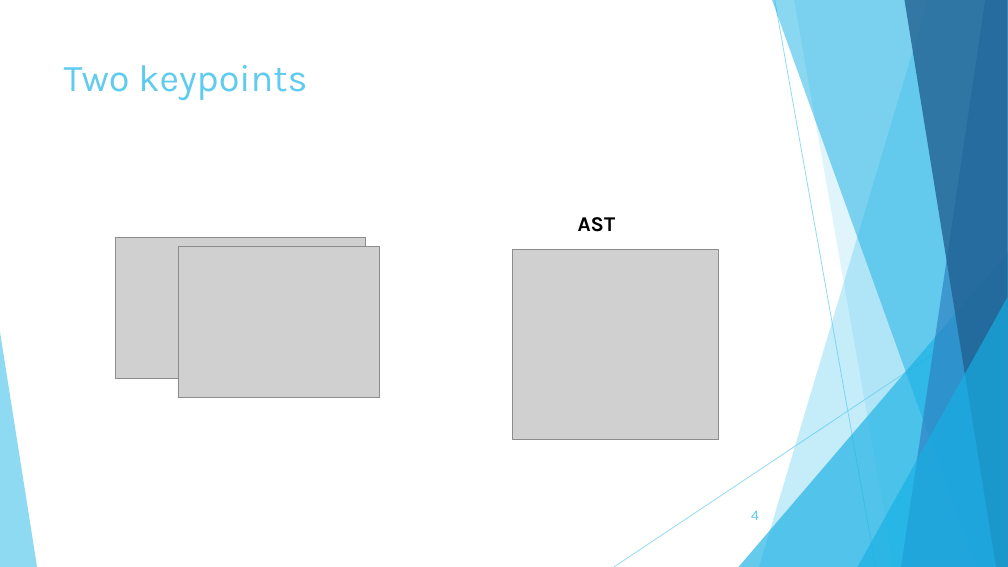
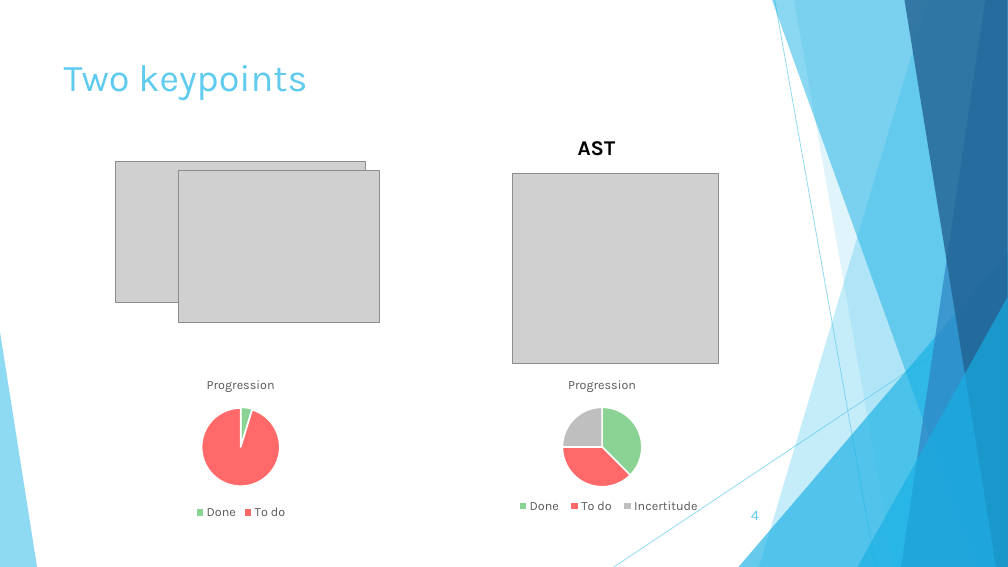
Before and after one commit to staufga0/Pattern-extraction-swift, a slide deck: slide 4 of presentation/Pattern Extraction.pptx. Drawn at 1008x567 pixels with LibreOffice and Linux fonts; fonts in the diff are those of the drawing; grey boxes stand for pictures. Boxes give left, top, right and bottom in pixels: in the first picture for what was removed or moved away, otherwise in the second. Text is boxed around its words. In the diff, an @@ line names an element or a change of style, - is before the commit and + after.

```diff
--- a/presentation/Pattern Extraction.pptx
+++ b/presentation/Pattern Extraction.pptx
@@ 3 pictures, 1 text: place and size @@
-3 pictures, 1 text at [116,217,718,439]
+3 pictures, 1 text at [116,141,718,364]
@@ pie chart added at [65,368,417,523] @@
+title "Progression "
+categories: Done, To do
+Series 1: 5, 95
@@ pie chart added at [411,368,793,524] @@
+title "Progression "
+categories: Done, To do, Incertitude
+Series 1: 38, 38, 25
```
Also in this commit, not shown: 4 slides added, 1 slide removed.
